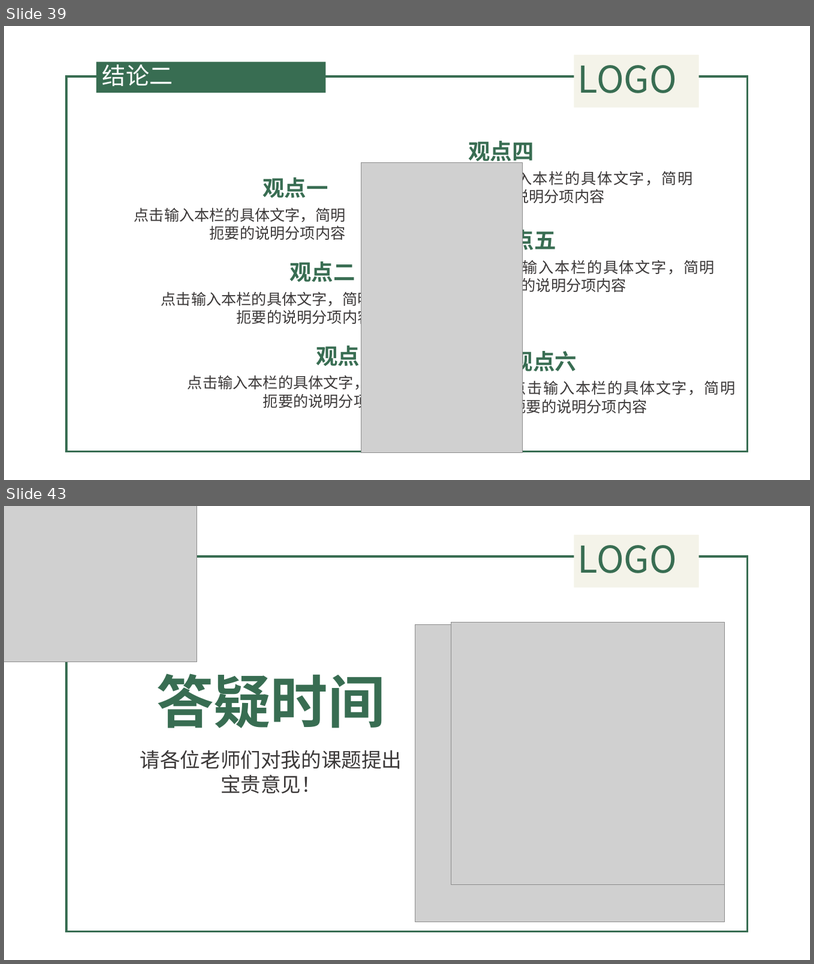
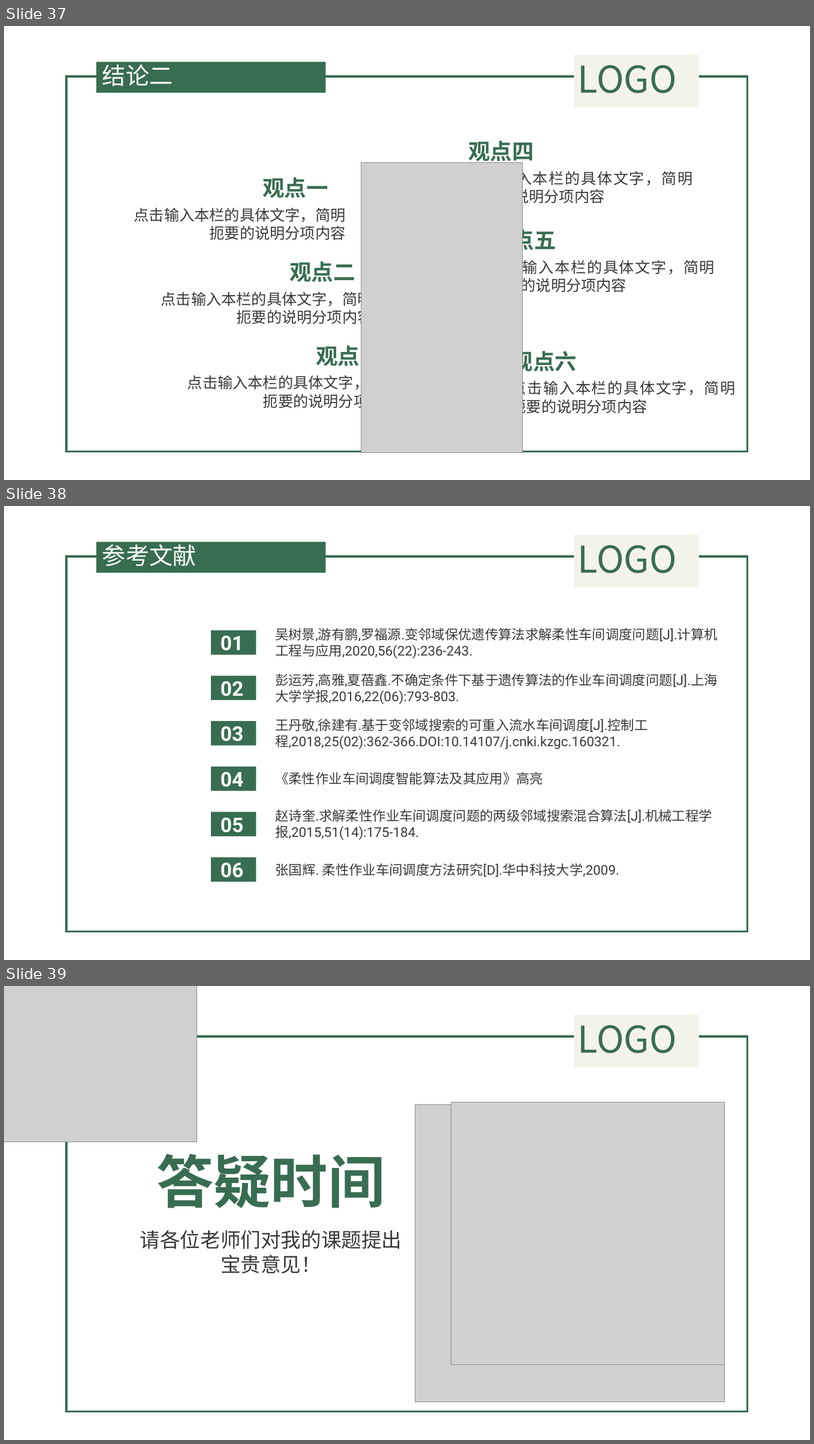
Before and after one commit to QuanQuan6/copy2, a slide deck: 遗传算法.pptx. Shown one above the other, each under a label of ours: slides 39 and 43 before the commit, slides 37, 38 and 39 after it; the slides between them are not shown. The pictures are 814x964 and 814x1444 pixels, drawn with LibreOffice and Linux fonts; fonts in the diff are those of the drawing; grey boxes stand for pictures; background and template pictures are left out. Boxes give left, top, right and bottom in pixels: in the first picture for what was removed or moved away, otherwise in the second. Text is boxed around its words. In the diff, an @@ line names an element or a change of style, - is before the commit and + after.

```diff
--- a/遗传算法.pptx
+++ b/遗传算法.pptx
@@ slide 38 added at box(4, 506, 810, 960), background picture (left out); not listed: 4 template elements that a slide beside it also shows @@
@@ title added at box(102, 540, 197, 566), 28 pt, text #FFFFFF @@
+参考文献
@@ chevron added at box(211, 630, 256, 654), fill #386D52, 24 pt, text #FFFFFF, bold @@
+01
@@ text added at box(275, 628, 717, 658), 16 pt, text #3B3838 @@
+吴树景,游有鹏,罗福源.变邻域保优遗传算法求解柔性车间调度问题[J].计算机工程与应用,2020,56(22):236-243.
@@ chevron added at box(211, 675, 256, 700), fill #386D52, 24 pt, text #FFFFFF, bold @@
+02
@@ text added at box(275, 673, 717, 704), 16 pt, text #3B3838 @@
+彭运芳,高雅,夏蓓鑫.不确定条件下基于遗传算法的作业车间调度问题[J].上海大学学报,2016,22(06):793-803.
@@ chevron added at box(211, 721, 256, 745), fill #386D52, 24 pt, text #FFFFFF, bold @@
+03
@@ text added at box(275, 718, 648, 749), 16 pt, text #3B3838 @@
+王丹敬,徐建有.基于变邻域搜索的可重入流水车间调度[J].控制工程,2018,25(02):362-366.DOI:10.14107/j.cnki.kzgc.160321.
@@ chevron added at box(211, 766, 256, 790), fill #386D52, 24 pt, text #FFFFFF, bold @@
+04
@@ text added at box(275, 772, 543, 784), 16 pt, text #3B3838 @@
+《柔性作业车间调度智能算法及其应用》高亮
@@ chevron added at box(211, 811, 256, 835), fill #386D52, 24 pt, text #FFFFFF, bold @@
+05
@@ text added at box(275, 809, 713, 840), 16 pt, text #3B3838 @@
+赵诗奎.求解柔性作业车间调度问题的两级邻域搜索混合算法[J].机械工程学报,2015,51(14):175-184.
@@ chevron added at box(211, 857, 256, 881), fill #386D52, 24 pt, text #FFFFFF, bold @@
+06
@@ text added at box(275, 863, 620, 877), 16 pt, text #3B3838 @@
+张国辉. 柔性作业车间调度方法研究[D].华中科技大学,2009.
@@ what was slide 39 is now slide 37 @@
@@ what was slide 43 is now slide 39 @@
```
Also in this commit, not shown: 4 slides changed, 5 other slides added, 13 slides removed, 3 other files.
